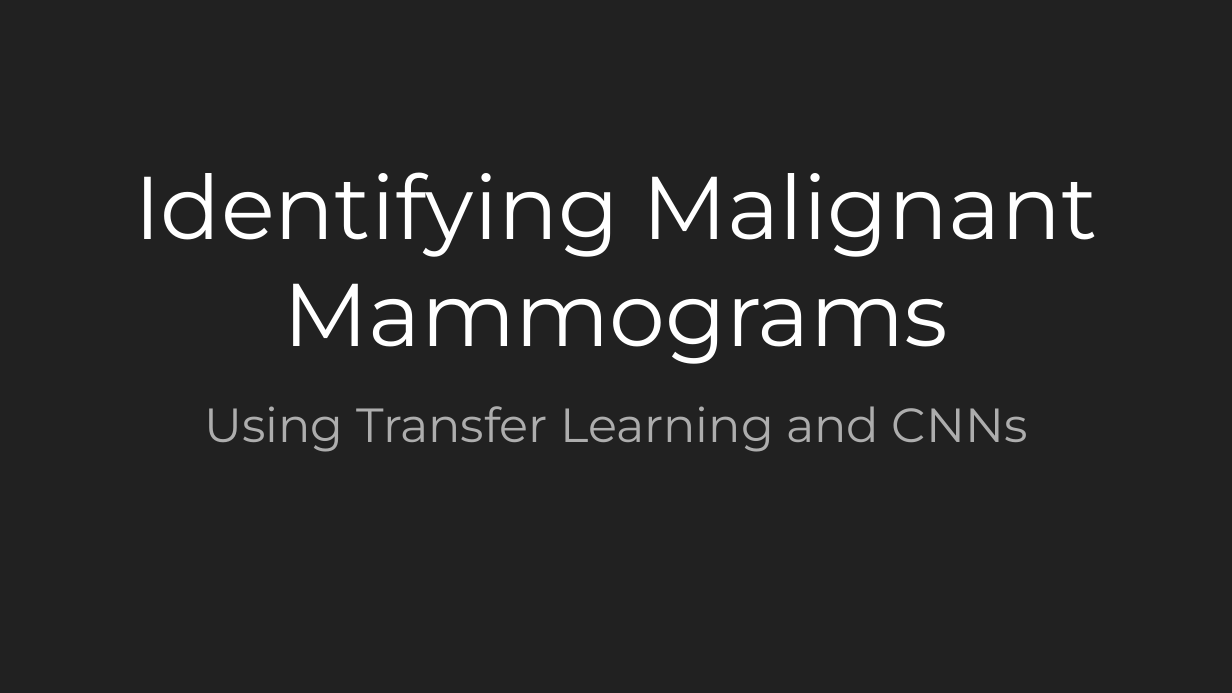
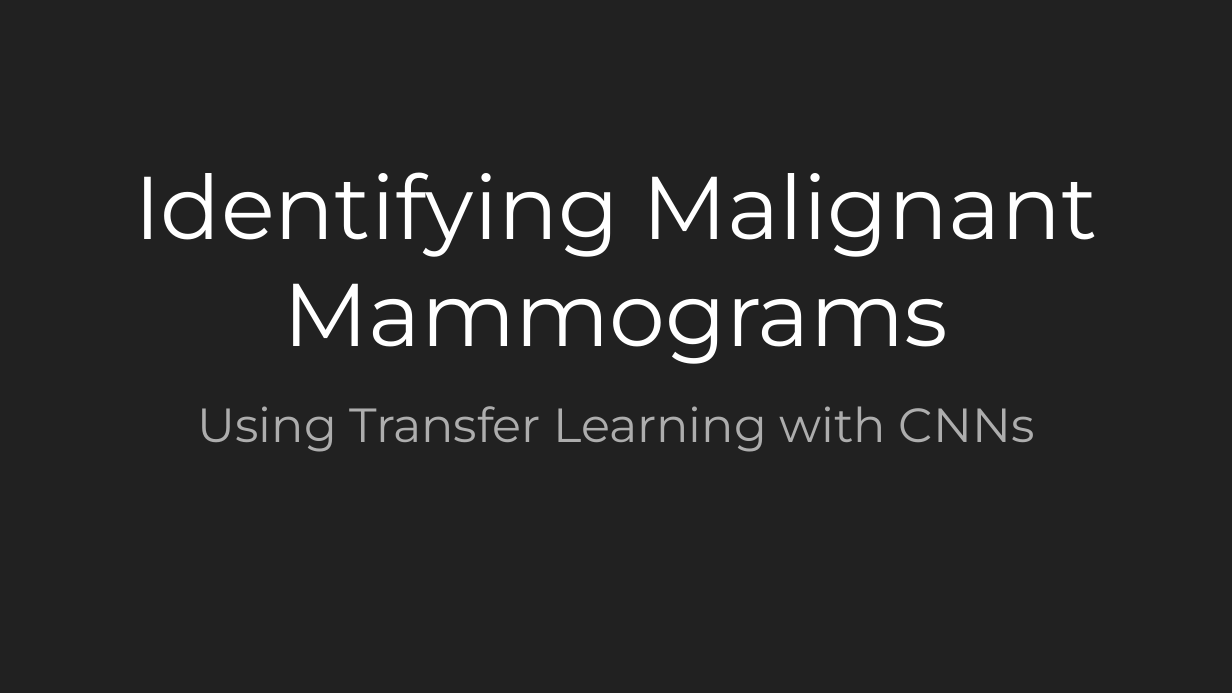
Before and after one commit to nick-mcccormack/Springboard, a slide deck: slide 1 of springboard_capstone_3/reports/Capstone_Three_Final_Slides_NGM .pptx. Drawn at 1232x693 pixels with LibreOffice and Linux fonts; fonts in the diff are those of the drawing. Boxes give left, top, right and bottom in pixels: in the first picture for what was removed or moved away, otherwise in the second. Text is boxed around its words. In the diff, an @@ line names an element or a change of style, - is before the commit and + after.

```diff
--- a/springboard_capstone_3/reports/Capstone_Three_Final_Slides_NGM .pptx
+++ b/springboard_capstone_3/reports/Capstone_Three_Final_Slides_NGM .pptx
@@ subtitle at (198, 406, 1035, 452): text changed @@
-Using Transfer Learning and CNNs
+Using Transfer Learning with CNNs
```
Also in this commit, not shown: 4 other slides changed, 4 other files.
